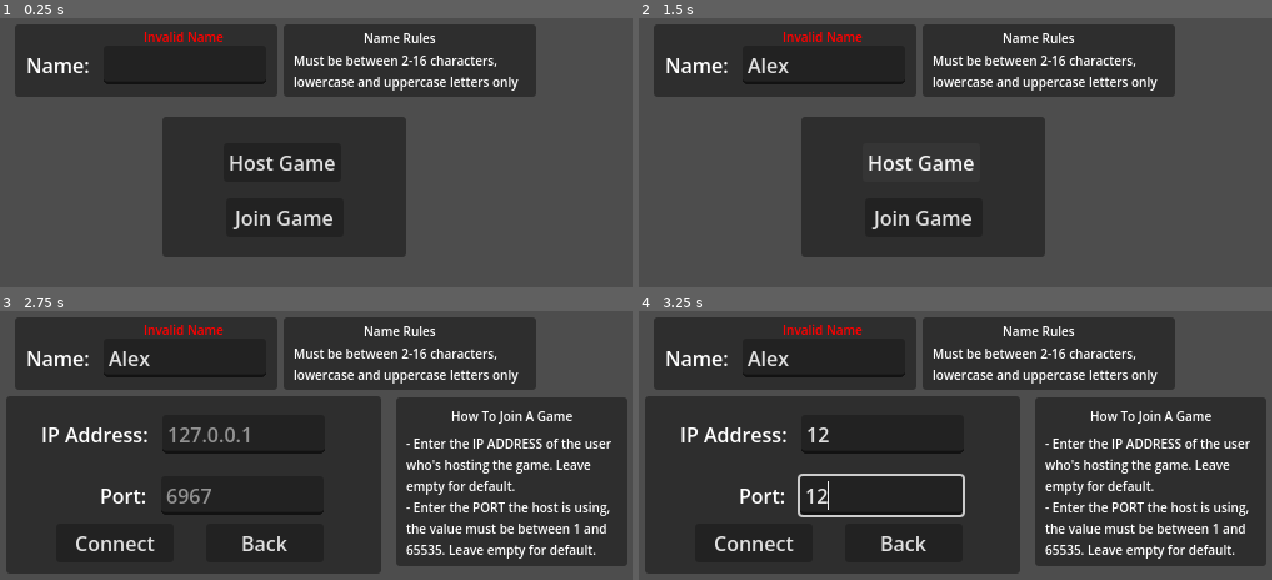
Above: before the commit, frames 1-4 (two rows, left to right).
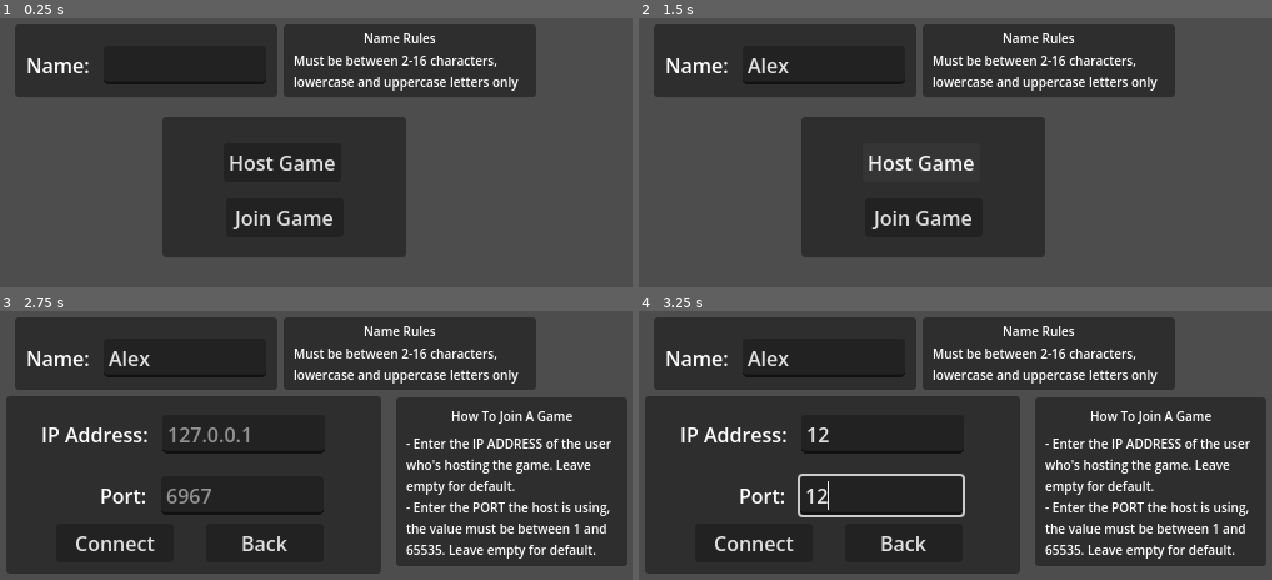
Above: after the commit, the same moments.

Repository: CUGG-2025-Puzzlers/hex-arena
Game: Godot game, scene res://scenes/title_screen.tscn
Same seed, same stepped clock (60 frames per second), same inputs: the game is played once before the commit and once after it. The project has no main scene, so this scene is started directly.
Inputs (mouse positions are in pixels of both pictures, inside the frame that each line leads up to):
- Up to frame 1 (0.25 s): no input
- Up to frame 2 (1.5 s): click (822, 66) at 0.52 s; type "Alex" at 0.6 s; click "Host Game" at 1.25 s
- Up to frame 3 (2.75 s): click "Join Game" at 2 s
- Up to frame 4 (3.25 s): click (885, 434) at 2.77 s; type "12" at 2.85 s; click (879, 496) at 3 s; type "12" at 3.08 s

The runs differ from the first frame. In frame 1, 0.3% of the frame differs, in the area x 22-36%, y 4-9%; in frame 2, 0.3%; in frame 3, 0.3%; in frame 4, 0.3%.

Commit message:
Implemented host game button functionality

Diff:
--- a/scripts/title_screen.gd
+++ b/scripts/title_screen.gd
@@ -25,6 +25,7 @@
 	_back_button.pressed.connect(_on_back)
 
 	_set_join_menu(false)
+	_name_error_label.hide()
 
 	_ip_line_edit.text = ""
 	_port_line_edit.text = ""
@@ -36,7 +37,14 @@
 # Creates a new game room
 # Switches to the character select screen
 func _on_host_game() -> void:
-	pass
+	var player_name: String = _name_line_edit.text.strip_edges()
+	if not _is_valid_name(player_name):
+		_name_error_label.show()
+		return
+	else:
+		_name_error_label.hide()
+
+	MultiplayerManager.create_game(player_name)
 
 # Opens up the join menu
 func _on_join_game() -> void:
